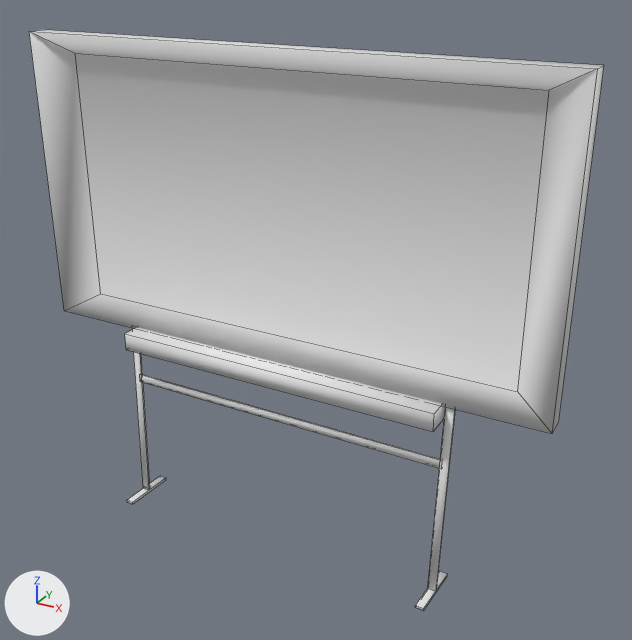
The FBX model working/subahu/FBX/Whiteboard.fbx: old version first, new version second.
Both versions are drawn from a camera (50 mm lens) standing at (5.65, -8.19, 7.41) and looking at (1.01, 0.24, 3.19). Every picture has the same lights, and +X, +Y and +Z are marked at lower left. Mesh edges are drawn as thin lines. Where no turn or scale is listed for an object, it has been applied to the vertices.

The first picture shows 'Whiteboard'.
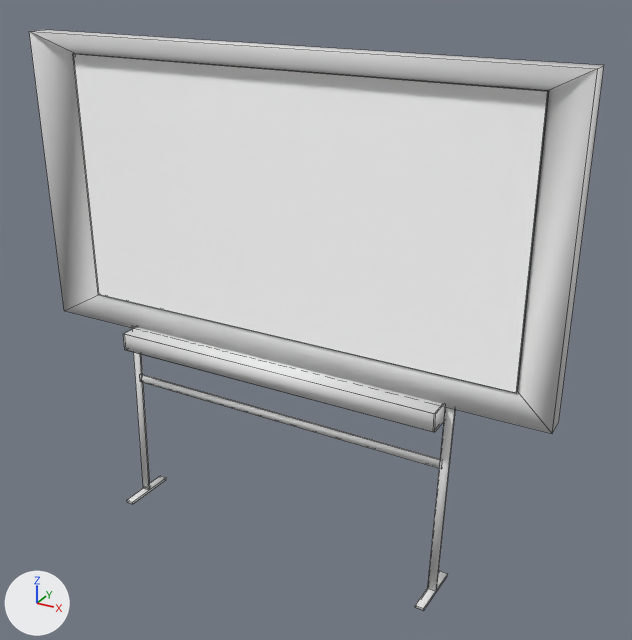
Scene script edits in JSON lines:
```json
{"block": "me_cube_006", "where": "me_cube_006.from_pydata(...)  # 60 vertices, 46 faces; spans x -1.15..5.65, y -0.37..0.37, z -0.02..6.31"}
{"block": "me_cube_006", "where": "# used by ob_whiteboard; location = (-1.66, 0.0, 0.03)"}
{"block": "me_cube_006", "where": "# verts and faces of me_cube_006; kept vertices keep their numbers, new ones are numbered from 60"}
{"block": "me_cube_006", "where": "# before: 56 (-0.68, 0.2, 2.87) at pixel (100, 293), 57 (5.18, 0.2, 2.87) at pixel (517, 391), 58 (-0.68, 0.2, 6.05) at pixel (75, 53), 59 (5.18, 0.2, 6.05) at pixel (549, 90)"}
{"op": "remove", "block": "me_cube_006", "code": "me_cube_006.materials.append(mat_material_001)  # white #e7e7e7"}
{"op": "remove", "block": "me_cube_006", "code": "me_cube_006.materials.append(mat_material)  # white #e7e7e7"}
{"block": "me_cube_006", "change": "me_cube_006 part 1: a new loose piece, a box spanning x 0.1..4.44, y -0.29..0.22, z 2.4..2.63"}
{"block": "me_cube_006", "change": "me_cube_006 part 2"}
{"op": "add", "block": "me_cube_006", "code": "delete_faces([(56, 58, 59, 57)])"}
{"op": "add", "block": "me_cube_000", "code": ["me_cube_000 = bpy.data.meshes.new('Cube.000')", "me_cube_000.from_pydata([(-0.68, 0.2, 2.87), (5.18, 0.2, 2.87), (-0.68, 0.2, 6.05), (5.18, 0.2, 6.05), (-0.68, 0.21, 2.87), (5.18, 0.21, 2.87), (-0.68, 0.21, 6.05), (5.18, 0.21, 6.05)], [], [(0, 1, 3, 2), (4, 5, 7, 6)])"]}
{"op": "add", "block": "ob_whiteboard_1", "code": ["ob_whiteboard_1 = bpy.data.objects.new('whiteboard', me_cube_000)", "ob_whiteboard_1.location = (-1.66, -0.05, 0.03)"]}
```

Pixel boxes (x1, y1, x2, y2) of what changed, in the pictures (632 x 640 px):
```json
{"object": "whiteboard", "change": "added", "after": [73, 54, 548, 393]}
{"part": 1, "of": "me_cube_006", "change": "added", "after": [123, 327, 445, 432]}
{"part": 2, "of": "me_cube_006", "change": "deleted", "before": [75, 53, 549, 391]}
```
